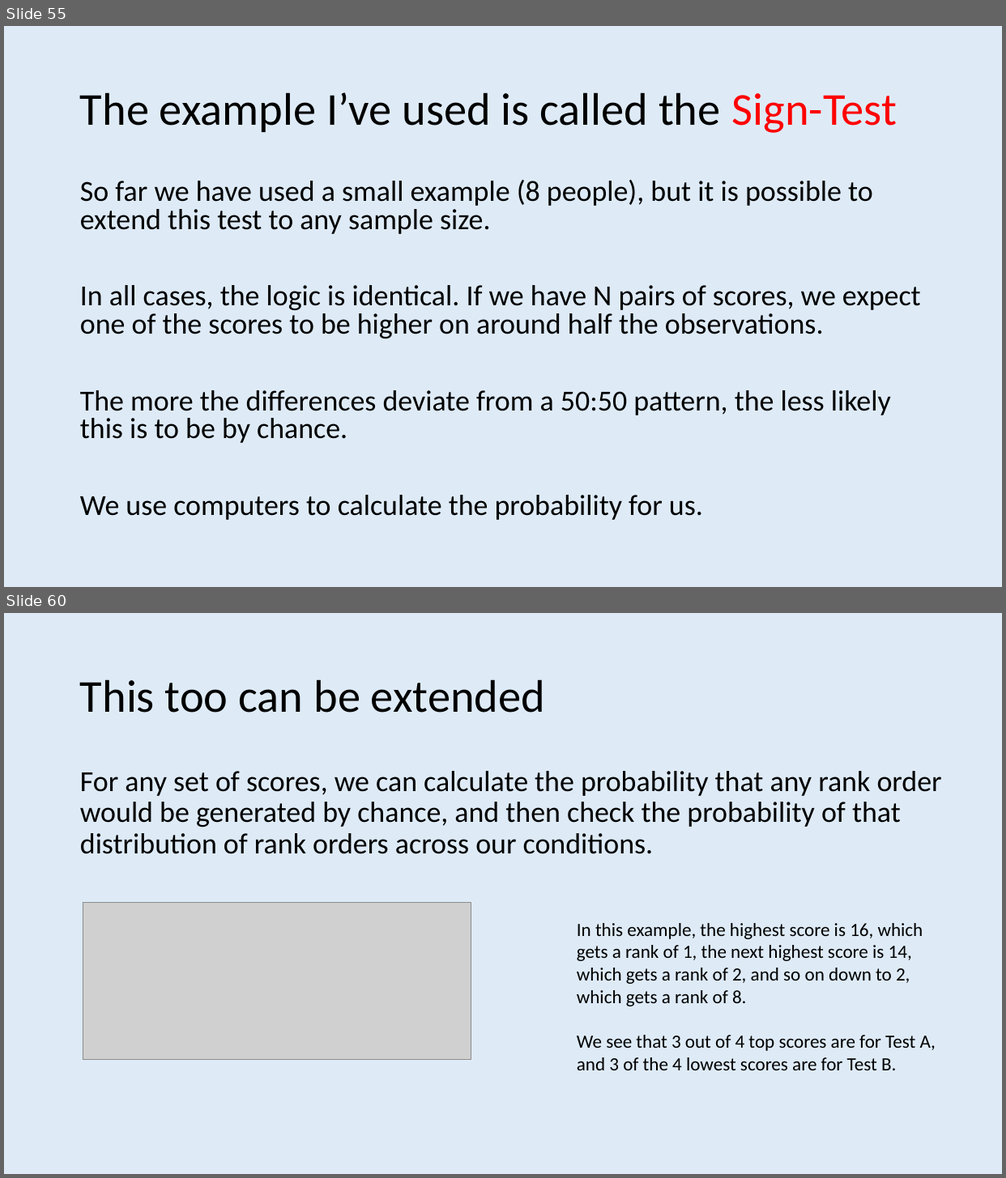
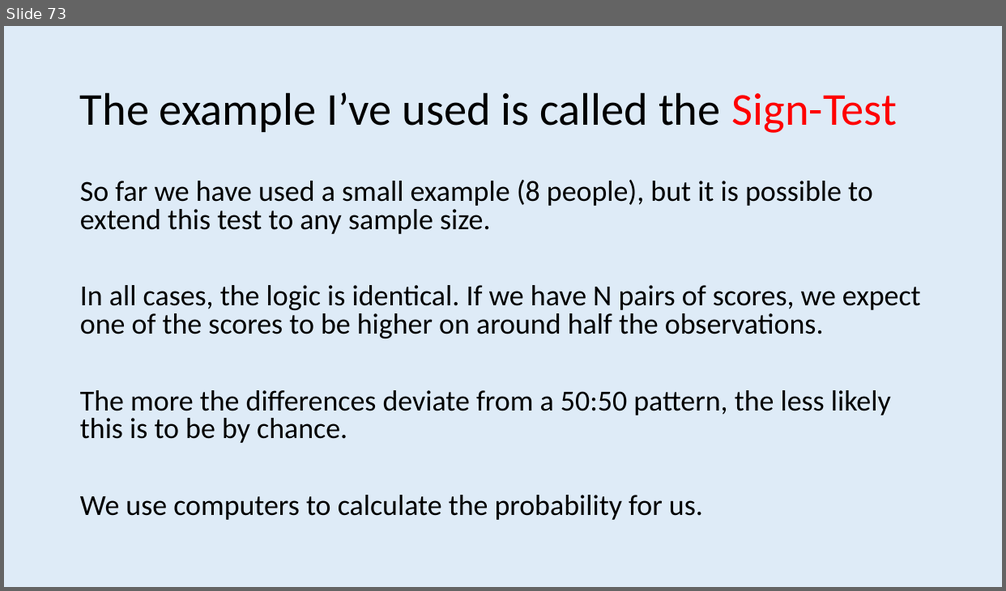
Before and after one commit to ajwills72/rmhealth-found, a slide deck: docs/lecture_4.pptx. Shown one above the other, each under a label of ours: slides 55 and 60 before the commit, slide 73 after it; the slides between them are not shown. The pictures are 1006x1178 and 1006x591 pixels, drawn with LibreOffice and Linux fonts; fonts in the diff are those of the drawing; grey boxes stand for pictures. Boxes give left, top, right and bottom in pixels: in the first picture for what was removed or moved away, otherwise in the second. Text is boxed around its words. In the diff, an @@ line names an element or a change of style, - is before the commit and + after.

```diff
--- a/docs/lecture_4.pptx
+++ b/docs/lecture_4.pptx
@@ slide 60 removed at <box>4,613,1002,1174</box>, background #DEEBF7 @@
@@ title removed at <box>80,679,545,713</box> @@
-This too can be extended
@@ text removed at <box>80,771,942,854</box> @@
-For any set of scores, we can calculate the probability that any rank order would be generated by chance, and then check the probability of that distribution of rank orders across our conditions.
@@ picture removed at <box>83,902,471,1059</box> @@
@@ text removed at <box>577,923,936,1071</box> @@
-In this example, the highest score is 16, which gets a rank of 1, the next highest score is 14, which gets a rank of 2, and so on down to 2, which gets a rank of 8.
-We see that 3 out of 4 top scores are for Test A, and 3 of the 4 lowest scores are for Test B.
@@ what was slide 55 is now slide 73 @@
```
Also in this commit, not shown: 18 slides added, 8 other slides removed.
